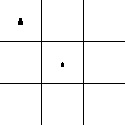
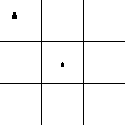
Comparing the layer stacks of the two 125×125 images. Changes:
painted on "Grid" over [12, 12, 23, 25]
